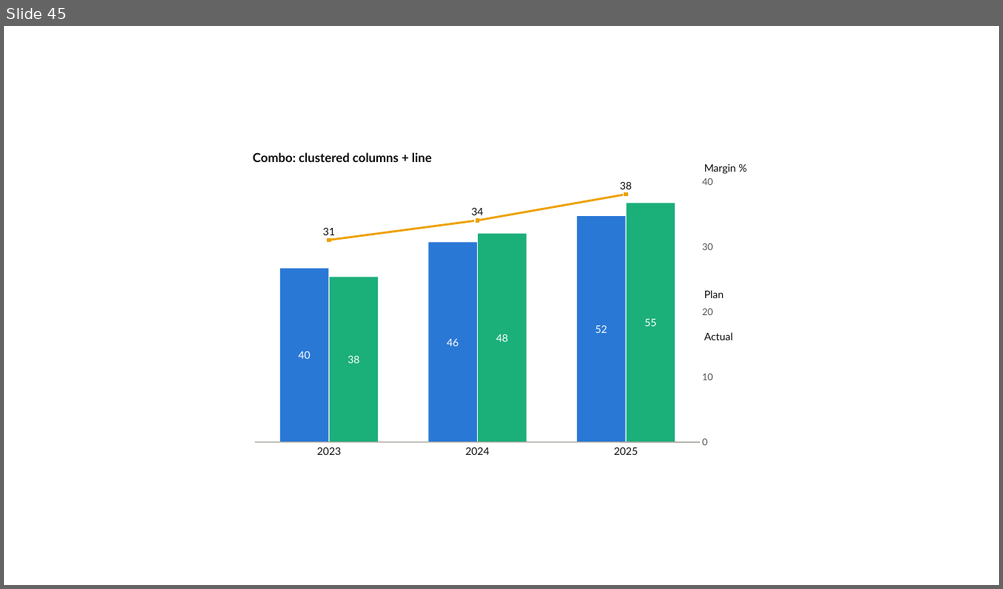
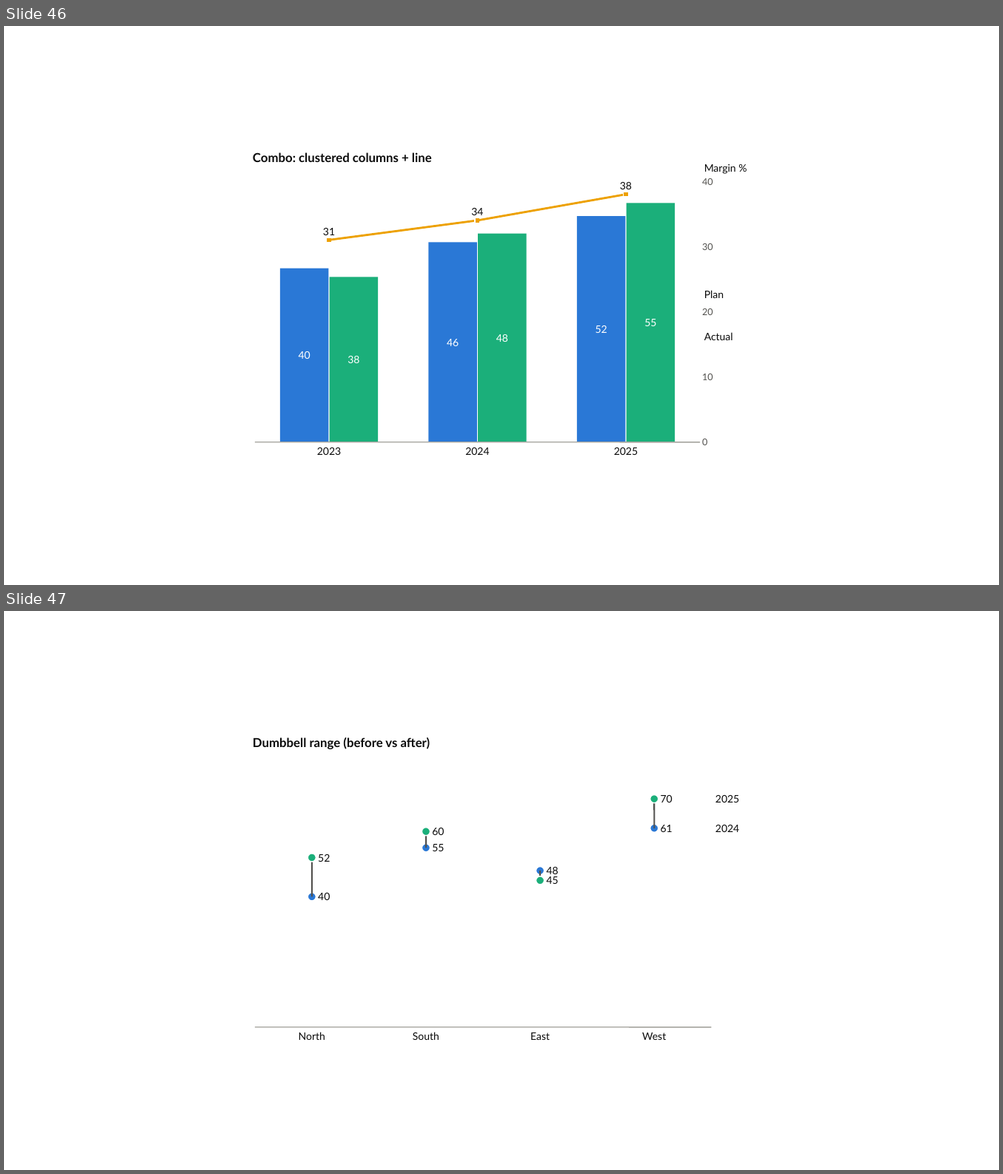
Before and after one commit to dannbleeker/PowerChart, a slide deck: examples/showcase.pptx. Shown one above the other, each under a label of ours: slide 45 before the commit, slides 46 and 47 after it. The pictures are 1003x589 and 1003x1174 pixels, drawn with LibreOffice and Linux fonts; fonts in the diff are those of the drawing. Boxes give left, top, right and bottom in pixels: in the first picture for what was removed or moved away, otherwise in the second. Text is boxed around its words. In the diff, an @@ line names an element or a change of style, - is before the commit and + after.

```diff
--- a/examples/showcase.pptx
+++ b/examples/showcase.pptx
@@ slide 47 added at [4,611,999,1170], background #FFFFFF @@
@@ text added at [253,738,430,749], 12 pt, text #0B0B0B, bold @@
+Dumbbell range (before vs after)
@@ ellipse added at [650,795,658,803], fill #1BAF7A, outline #FFFFFF 1 pt @@
@@ line added from (654, 799) to (654, 828), #52514E 1.5 pt @@
@@ text added at [660,795,672,803], 10 pt, text #0B0B0B @@
+70
@@ text added at [715,795,739,803], 10 pt, text #0B0B0B @@
+2025
@@ ellipse added at [422,827,430,835], fill #1BAF7A, outline #FFFFFF 1 pt @@
@@ line added from (426, 832) to (426, 849), #52514E 1.5 pt @@
@@ text added at [432,828,444,835], 10 pt, text #0B0B0B @@
+60
@@ ellipse added at [650,824,658,832], fill #2A78D6, outline #FFFFFF 1 pt @@
@@ text added at [660,825,672,832], 10 pt, text #0B0B0B @@
+61
@@ text added at [715,825,739,832], 10 pt, text #0B0B0B @@
+2024
@@ ellipse added at [307,854,316,862], fill #1BAF7A, outline #FFFFFF 1 pt @@
@@ text added at [318,854,330,862], 10 pt, text #0B0B0B @@
+52
@@ ellipse added at [422,844,430,852], fill #2A78D6, outline #FFFFFF 1 pt @@
@@ text added at [432,844,444,851], 10 pt, text #0B0B0B @@
+55
@@ line added from (312, 858) to (312, 897), #52514E 1.5 pt @@
@@ ellipse added at [536,867,544,875], fill #2A78D6, outline #FFFFFF 1 pt @@
@@ ellipse added at [536,877,544,885], fill #1BAF7A, outline #FFFFFF 1 pt @@
@@ line added from (540, 871) to (540, 880), #52514E 1.5 pt @@
@@ text added at [546,867,558,877], 10 pt, text #0B0B0B @@
+48
@@ text added at [546,877,558,884], 10 pt, text #0B0B0B @@
+45
@@ ellipse added at [307,893,316,901], fill #2A78D6, outline #FFFFFF 1 pt @@
@@ text added at [318,893,330,900], 10 pt, text #0B0B0B @@
+40
@@ line added from (255, 1028) to (711, 1028), #A5A49E 1 pt @@
@@ text added at [299,1032,325,1040], 10 pt, text #0B0B0B @@
+North
@@ text added at [412,1032,439,1040], 10 pt, text #0B0B0B @@
+South
@@ text added at [530,1033,549,1040], 10 pt, text #0B0B0B @@
+East
@@ text added at [642,1033,666,1040], 10 pt, text #0B0B0B @@
+West
@@ what was slide 45 is now slide 46 @@
```
Also in this commit, not shown: 1 other slide added, 18 other files.
